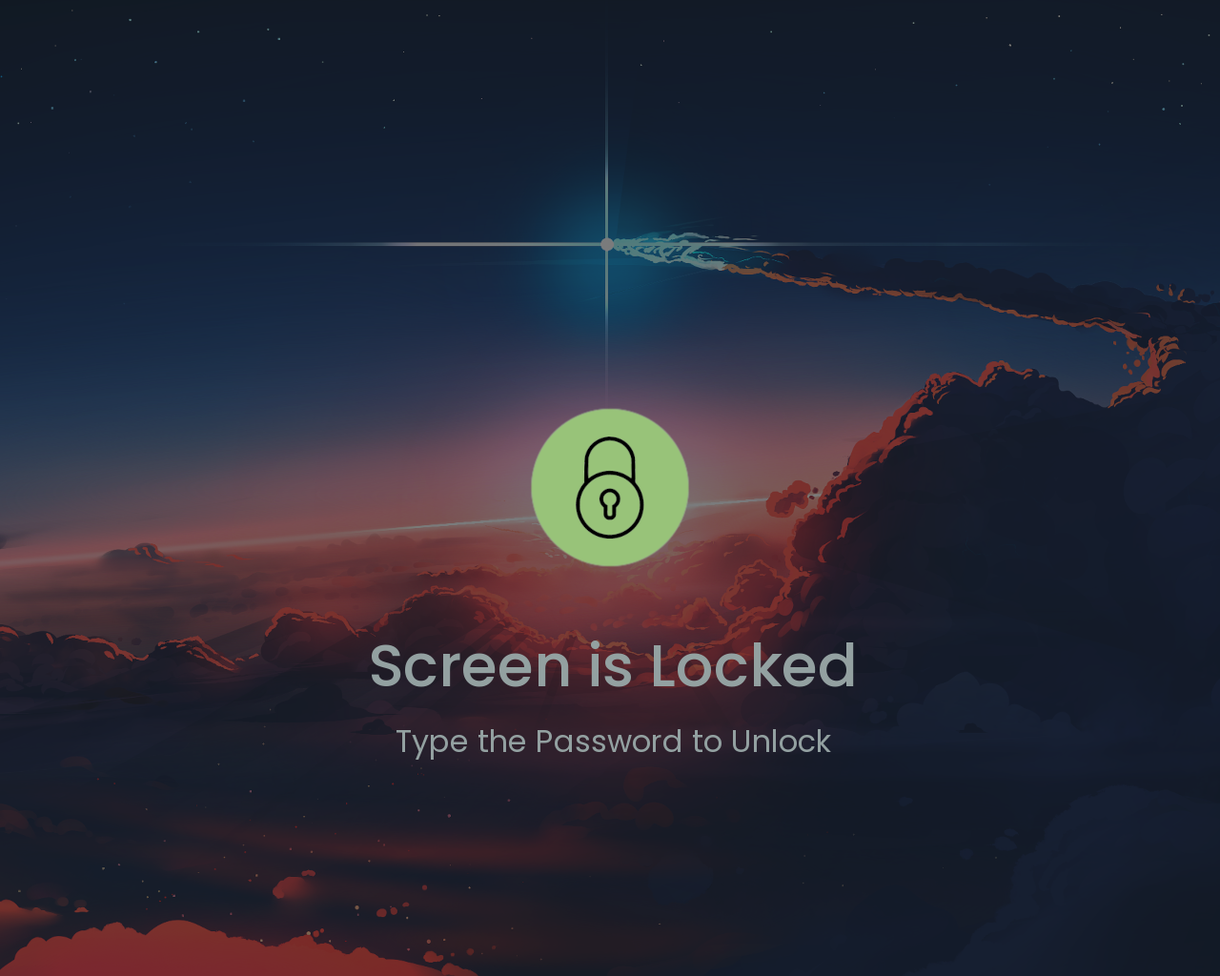
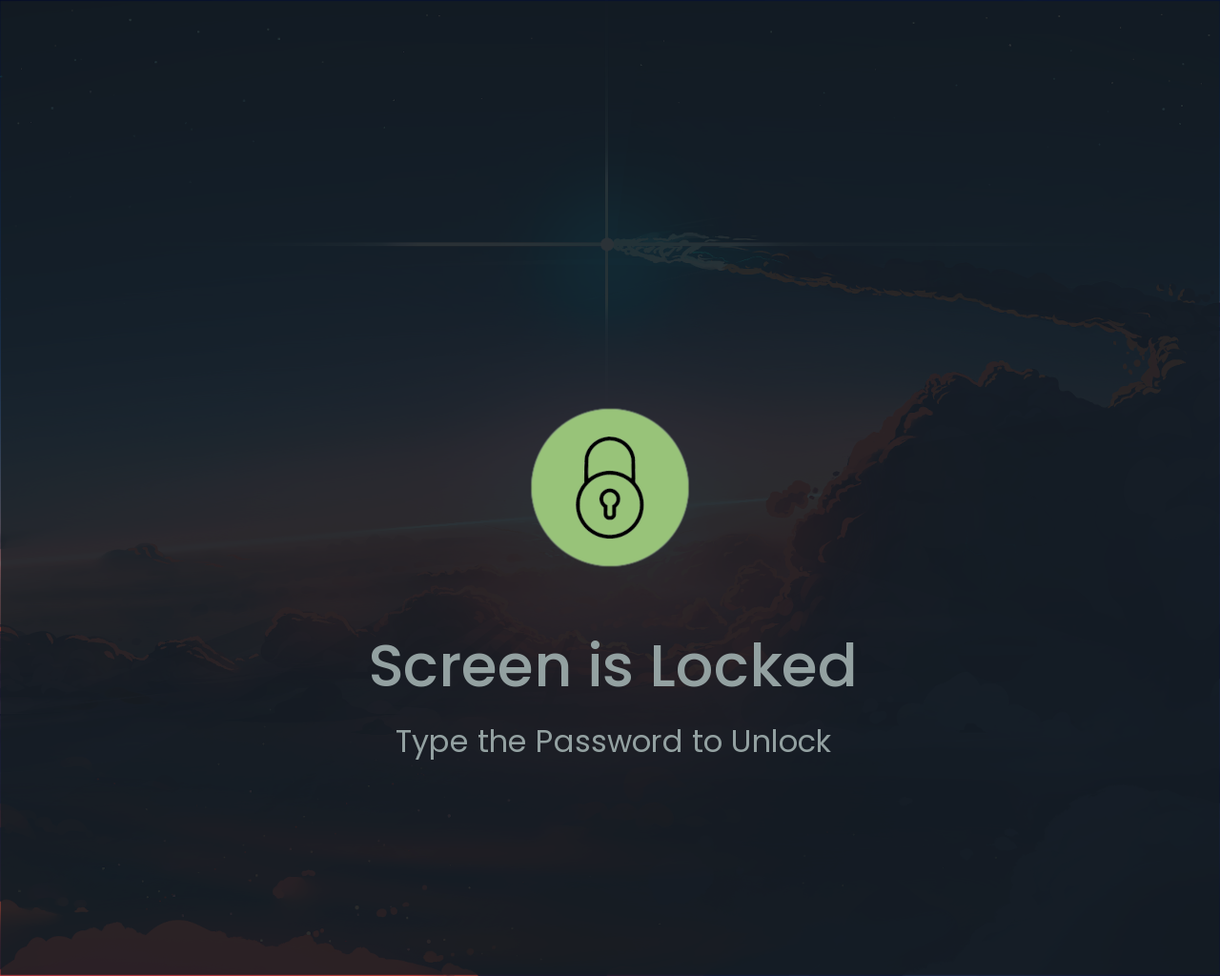
Two versions of the same layered image (1220x976). Layer-by-layer changes:
removed layer "wallpaper" over 0, 0, 1220, 976
added layer "off" above "Wallpaper" over 0, 0, 1220, 976
added layer "Wallpaper" over 0, 0, 1220, 976
